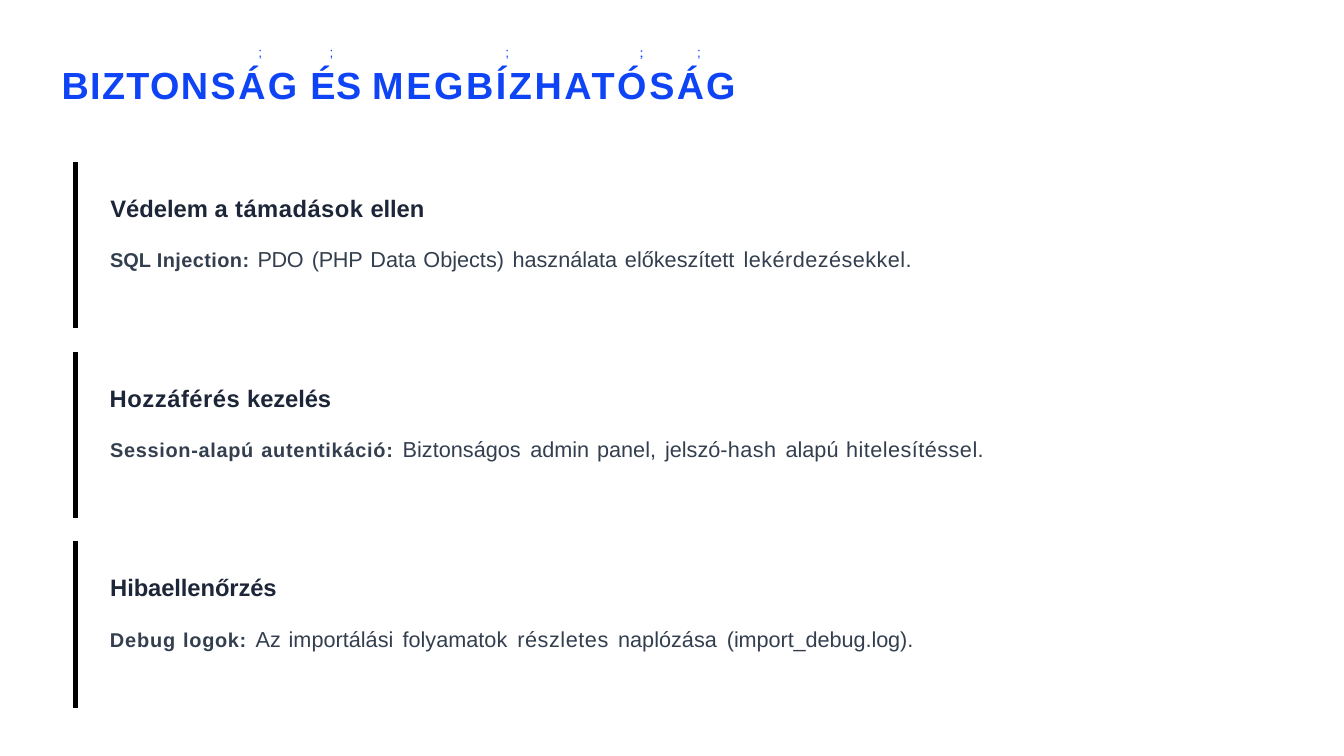
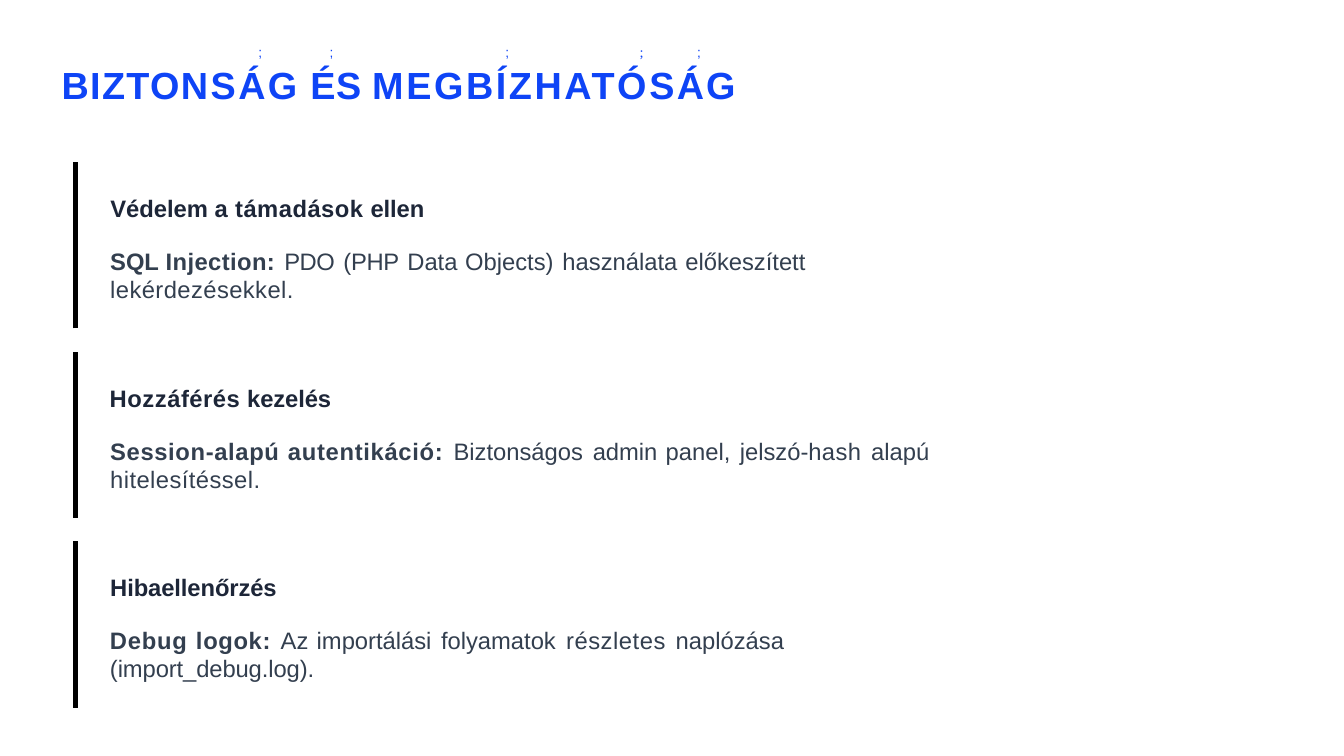
Before and after one commit to Fotelharc0s/Felveo, a slide deck: slide 9 of Docs/Hivatalos PPT_Felveo .pptx. Drawn at 1344x756 pixels with LibreOffice and Linux fonts; fonts in the diff are those of the drawing. Boxes give left, top, right and bottom in pixels: in the first picture for what was removed or moved away, otherwise in the second. Text is boxed around its words. In the diff, an @@ line names an element or a change of style, - is before the commit and + after.

```diff
--- a/Docs/Hivatalos PPT_Felveo .pptx
+++ b/Docs/Hivatalos PPT_Felveo .pptx
@@ text at (110,252,805,299): size 23.5 to 28 pt in "SQL Injection:"; size 25.5 to 28 pt in "PDO (PHP Data Objects) használata előkeszített lekérdezésekk ..." @@
@@ text at (110,442,929,489): size 23.5 to 28 pt in "Session-alapú autentikáció:"; size 25.5 to 28 pt in "Biztonságos admin panel, jelszó-hash alapú hitelesítéssel." @@
@@ text at (110,631,784,682): size 23.5 to 28 pt in "Debug logok:"; size 25.5 to 28 pt in "Az importálási folyamatok részletes naplózása (import_debug. ..." @@
```
Also in this commit, not shown: 10 other slides changed, 1 slide removed, 5 other files.
